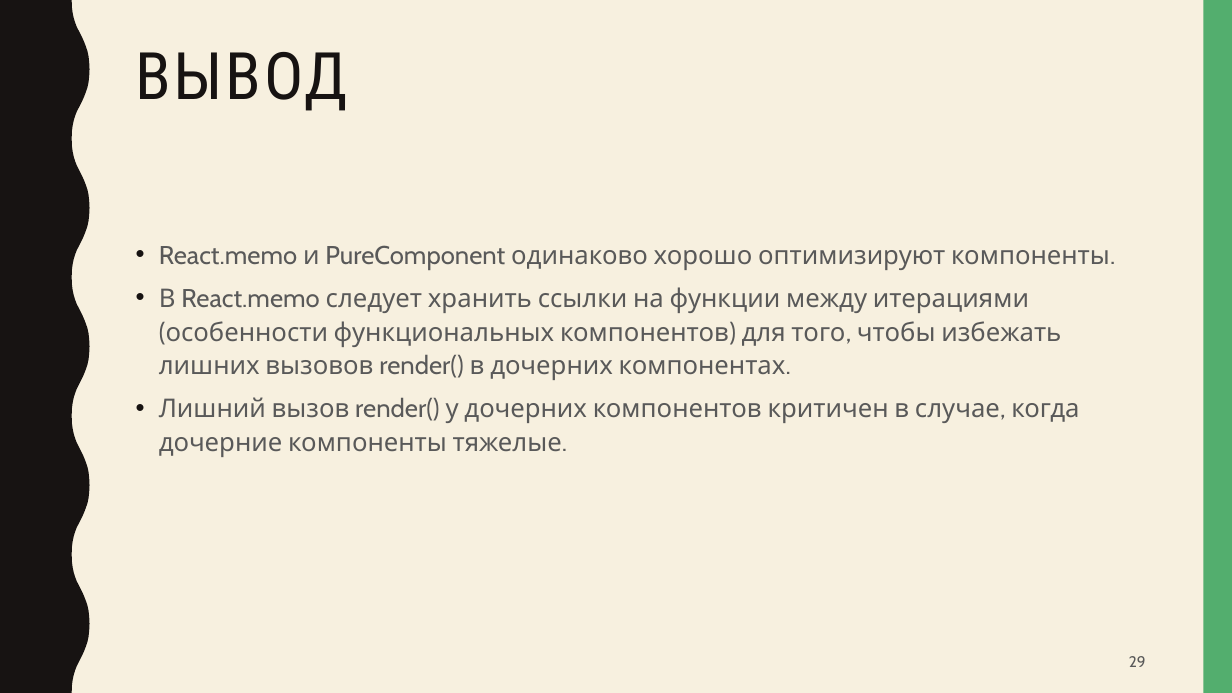
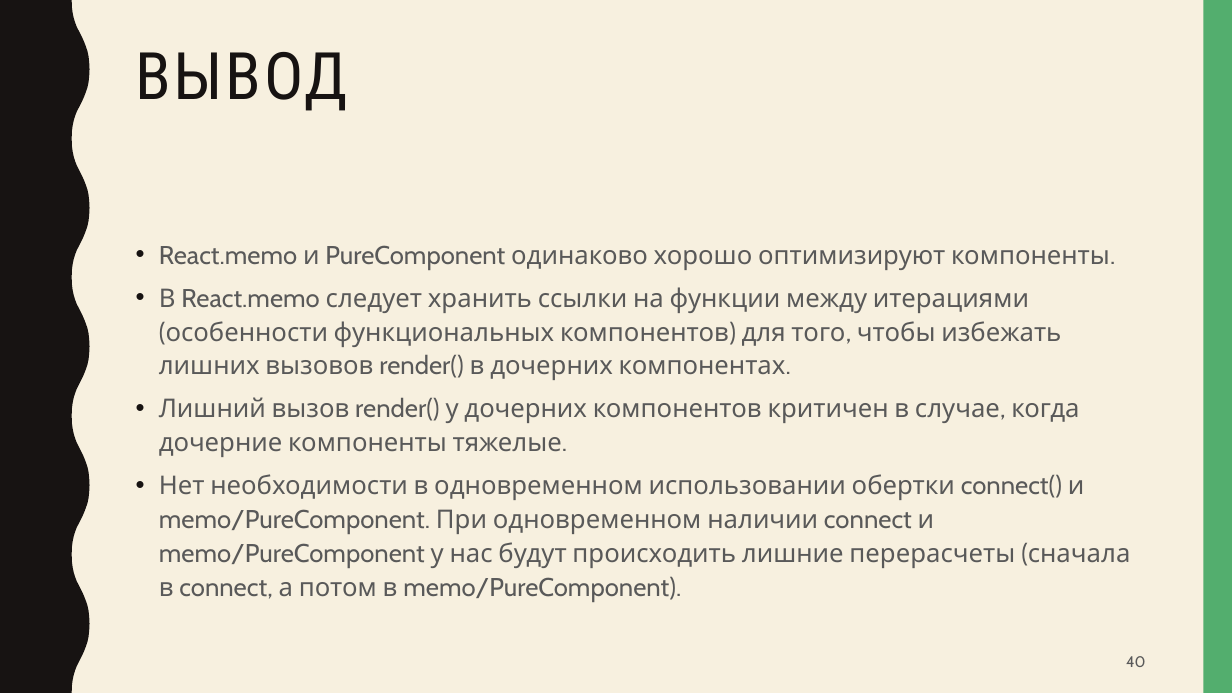
Before and after one commit to artem-gorokhovskii/PureComponent-VS-memo, a slide deck: slide 40 of PureComponent-vs-memo.pptx (slide 29 before the commit). Drawn at 1232x693 pixels with LibreOffice and Linux fonts; fonts in the diff are those of the drawing. Boxes give left, top, right and bottom in pixels: in the first picture for what was removed or moved away, otherwise in the second. Text is boxed around its words. In the diff, an @@ line names an element or a change of style, - is before the commit and + after.

Commit message:
added connect

```diff
--- a/PureComponent-vs-memo.pptx
+++ b/PureComponent-vs-memo.pptx
@@ text at (x1=159, y1=474, x2=1131, y2=601): paragraph added @@
+• Нет необходимости в одновременном использовании обертки connect() и memo/PureComponent. При одновременном наличии connect и memo/PureComponent у нас будут происходить лишние перерасчеты (сначала в connect, а потом в memo/PureComponent).
@@ page number at (x1=1126, y1=656, x2=1146, y2=667): text changed @@
-29
+40
```
Also in this commit, not shown: 11 slides added, 4 other files.
